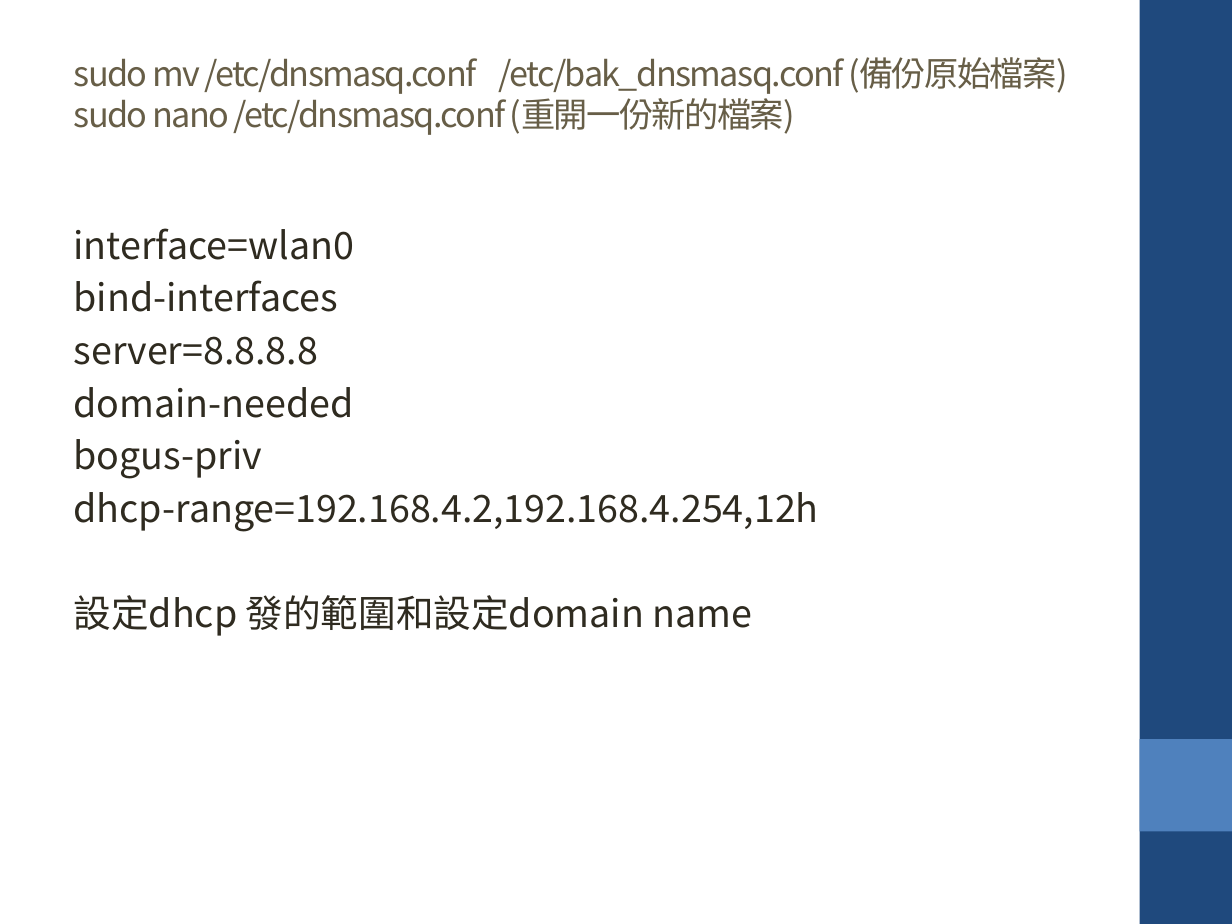
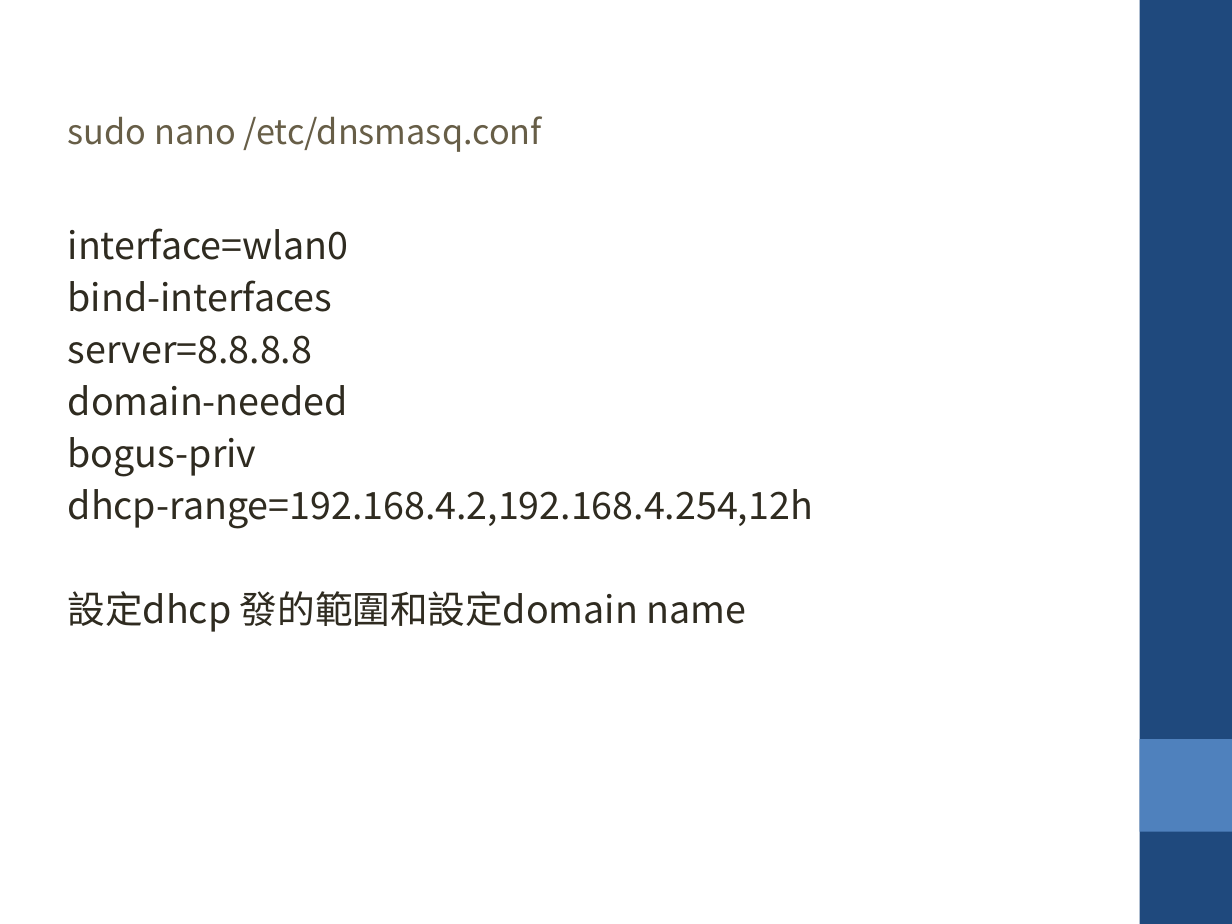
Before and after one commit to krnick/AP_MODE, a slide deck: slide 8 of 設定wifi ap_repeater.pptx. Drawn at 1232x924 pixels with LibreOffice and Linux fonts; fonts in the diff are those of the drawing. Boxes give left, top, right and bottom in pixels: in the first picture for what was removed or moved away, otherwise in the second. Text is boxed around its words. In the diff, an @@ line names an element or a change of style, - is before the commit and + after.

```diff
--- a/設定wifi ap_repeater.pptx
+++ b/設定wifi ap_repeater.pptx
@@ text at [68, 116, 542, 152]: text changed @@
-sudo mv /etc/dnsmasq.conf /etc/bak_dnsmasq.conf (備份原始檔案)
-sudo nano /etc/dnsmasq.conf (重開一份新的檔案)
+sudo nano /etc/dnsmasq.conf
@@ text "interface=wlan0" rewrapped from [74, 228, 819, 636] to [68, 228, 813, 632] @@
```
Also in this commit, not shown: 17 other slides changed, 1 slide added, 1 other file.
